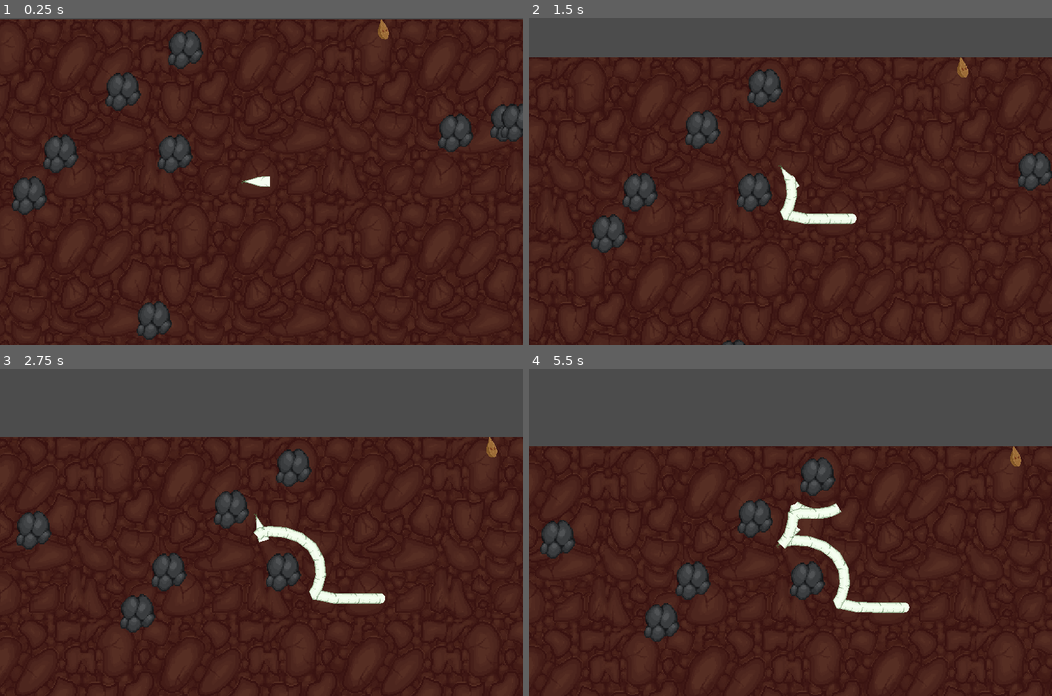
Above: before the commit, frames 1-4 (two rows, left to right).
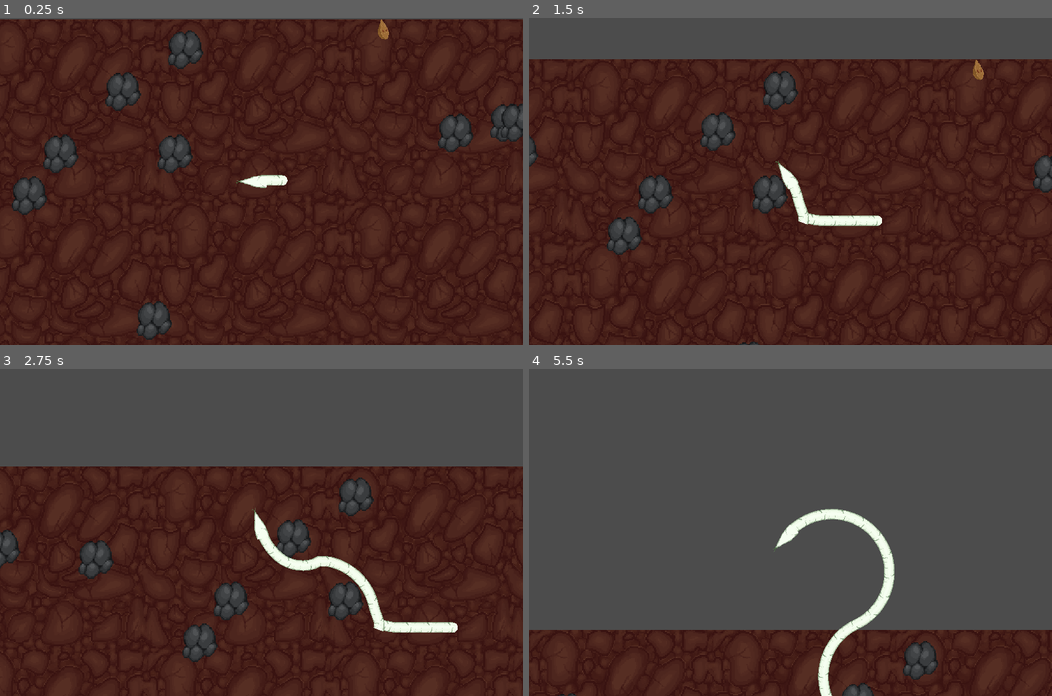
Above: after the commit, the same moments.

Repository: 0xOnyx/GGJ
Game: Godot game, scene res://scenes/main.tscn
Same seed, same stepped clock (60 frames per second), same inputs: the game is played once before the commit and once after it.
Inputs:
- Up to frame 1 (0.25 s): no input
- Up to frame 2 (1.5 s): hold D (right) 0.53-1.28 s; hold A (left) from 1.28 s (still down)
- Up to frame 3 (2.75 s): release A (left) at 2.03 s; hold D (right) from 2.03 s (still down)
- Up to frame 4 (5.5 s): release D (right) at 3.53 s; hold A (left) from 3.53 s (still down)

The runs differ from the first frame. In frame 1, 0.2% of the frame differs, in the area x 45-55%, y 48-52%; in frame 2, 8.4%; in frame 3, 19%; in frame 4, 56%, in the area x 0-100%, y 23-100%.

Commit message:
turnip display fix half

Diff:
--- a/scenes/root.tscn
+++ b/scenes/root.tscn
@@ -4,22 +4,28 @@
 [ext_resource path="res://assets/root_tip_final.png" type="Texture" id=2]
 [ext_resource path="res://assets/root_final.png" type="Texture" id=3]
 
-[sub_resource type="CircleShape2D" id=1]
-radius = 18.0278
+[sub_resource type="CapsuleShape2D" id=1]
+radius = 5.0
+height = 18.0
 
 [node name="Root" type="KinematicBody2D"]
 script = ExtResource( 1 )
 
-[node name="RootHead" type="Sprite" parent="."]
-position = Vector2( -7, 0 )
+[node name="Collider" type="CollisionShape2D" parent="."]
+position = Vector2( -10, 0 )
 rotation = 1.5708
-scale = Vector2( 0.32, 0.32 )
+shape = SubResource( 1 )
+
+[node name="RootHead" type="Sprite" parent="Collider"]
+position = Vector2( 4.37114e-08, 1 )
+scale = Vector2( 0.38, 0.34 )
+z_index = 2
 texture = ExtResource( 2 )
 
 [node name="N" type="Node" parent="."]
 
 [node name="PathPointTimer" type="Timer" parent="N"]
-wait_time = 0.15
+wait_time = 0.05
 autostart = true
 
 [node name="Path" type="Line2D" parent="N"]
@@ -29,7 +35,4 @@
 begin_cap_mode = 2
 end_cap_mode = 2
 
-[node name="Collider" type="CollisionShape2D" parent="."]
-shape = SubResource( 1 )
-
 [connection signal="timeout" from="N/PathPointTimer" to="." method="_on_PathPointTimer_timeout"]
--- a/scripts/root.gd
+++ b/scripts/root.gd
@@ -25,5 +25,6 @@
 func _on_PathPointTimer_timeout():
 #	print("appended", position)
 	$N/Path.add_point(position)
-	$N/Path.set_draw_behind_parent(true)
+#	$N/Path.set_draw_behind_parent(true)
+#	$RootHead._set_on_top(true)
 	$N/PathPointTimer.start()
Binary file changed: assets/root_tip_final.png
